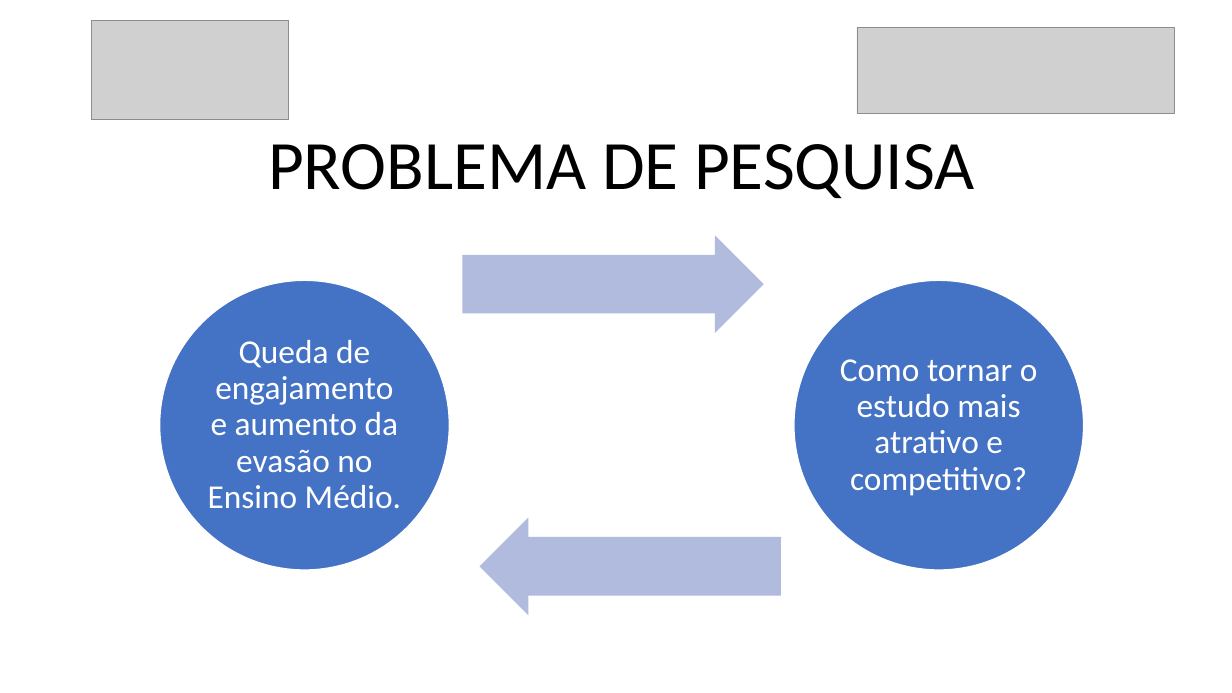
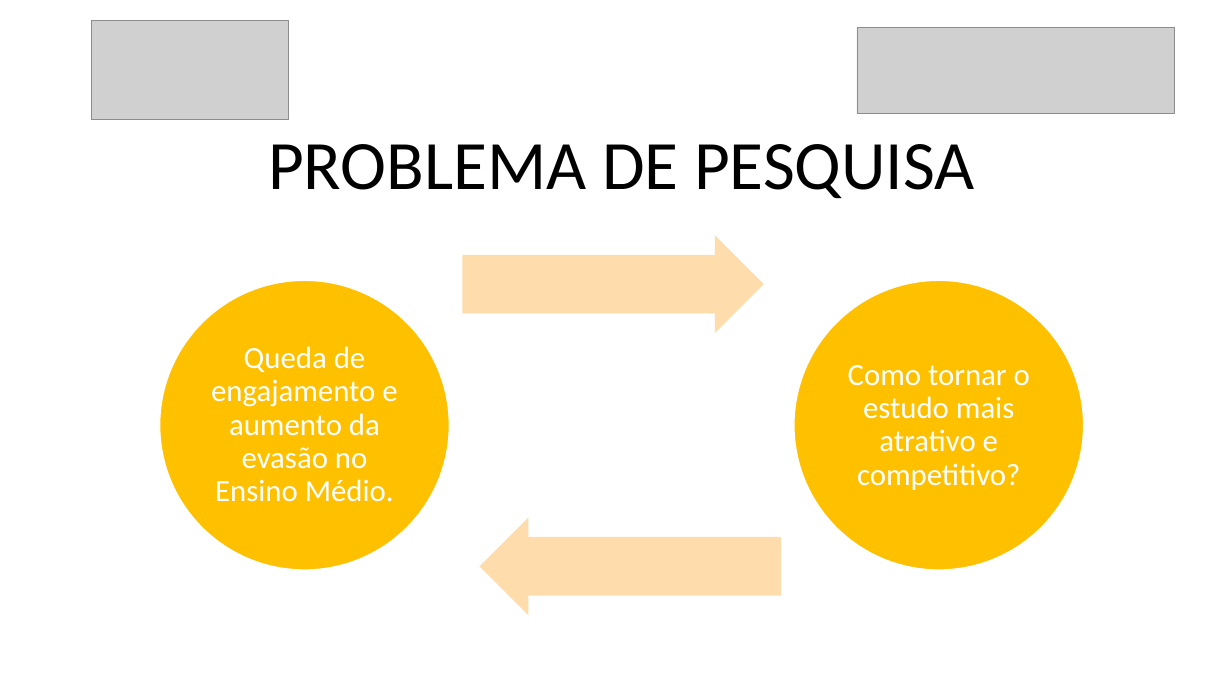
Before and after one commit to danilovaz7/curso-tecnico, a slide deck: slide 4 of liceu/3semestre/projeto integrador/tcc slide.pptx. Drawn at 1232x693 pixels with LibreOffice and Linux fonts; fonts in the diff are those of the drawing; grey boxes stand for pictures. Boxes give left, top, right and bottom in pixels: in the first picture for what was removed or moved away, otherwise in the second. Text is boxed around its words. In the diff, an @@ line names an element or a change of style, - is before the commit and + after.

```diff
--- a/liceu/3semestre/projeto integrador/tcc slide.pptx
+++ b/liceu/3semestre/projeto integrador/tcc slide.pptx
@@ right arrow at bbox=[462, 236, 763, 334]: fill #B0BCDE to #FFDCAB @@
@@ ellipse at bbox=[160, 280, 449, 569]: fill #4472C4 to #FFC000 @@
@@ ellipse at bbox=[794, 280, 1083, 569]: fill #4472C4 to #FFC000 @@
@@ text "Queda de engajamento e aumento ..." at bbox=[211, 346, 397, 502]: size 26 to 24 pt @@
@@ text "Como tornar o estudo mais ..." at bbox=[848, 365, 1030, 490]: size 26 to 24 pt @@
@@ right arrow at bbox=[480, 518, 781, 616]: fill #B0BCDE to #FFDCAB @@
```
Also in this commit, not shown: 10 other slides changed.
